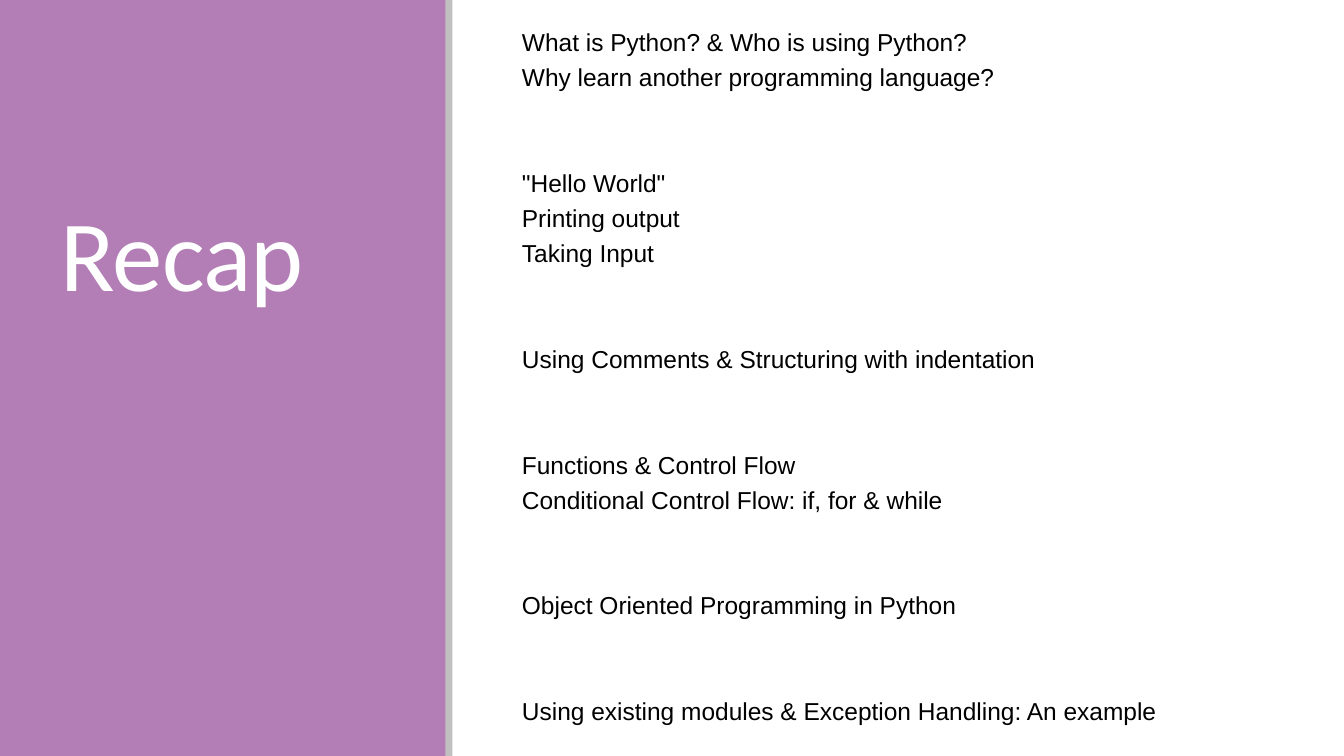
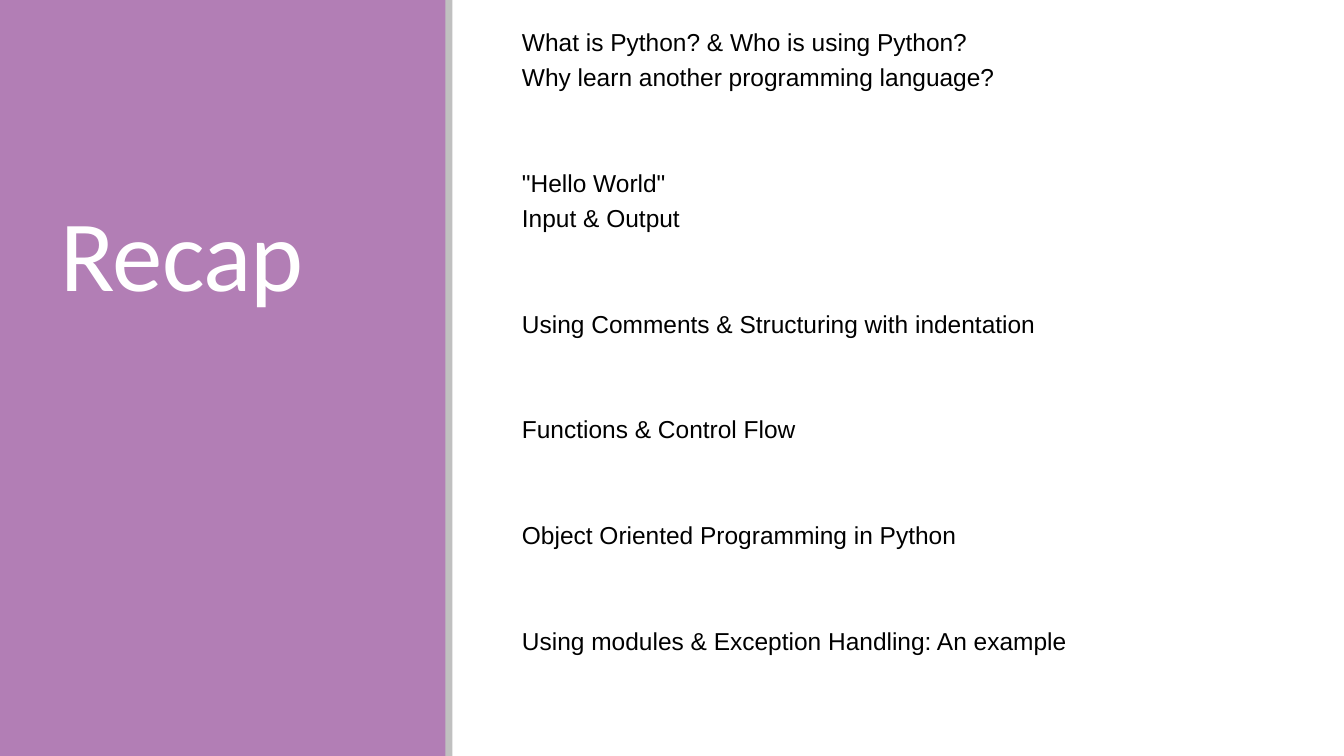
Before and after one commit to She-Codes-Now/Intro-to-Python, a slide deck: slide 32 of Python-SheCodesNow_updated.pptx. Drawn at 1344x756 pixels with LibreOffice and Linux fonts; fonts in the diff are those of the drawing. Boxes give left, top, right and bottom in pixels: in the first picture for what was removed or moved away, otherwise in the second. Text is boxed around its words. In the diff, an @@ line names an element or a change of style, - is before the commit and + after.

Commit message:
updated flow chart

```diff
--- a/Python-SheCodesNow_updated.pptx
+++ b/Python-SheCodesNow_updated.pptx
@@ text at (522, 210, 679, 232): text changed @@
-  Printing output
-  Taking Input
+  Input & Output
@@ text at (522, 491, 943, 512): paragraph removed @@
-  Conditional Control Flow: if, for & while
@@ text at (522, 632, 1067, 655): text changed @@
-  Using existing modules & Exception Handling: An example
+  Using modules & Exception Handling: An example
```
Also in this commit, not shown: 13 other slides changed.
